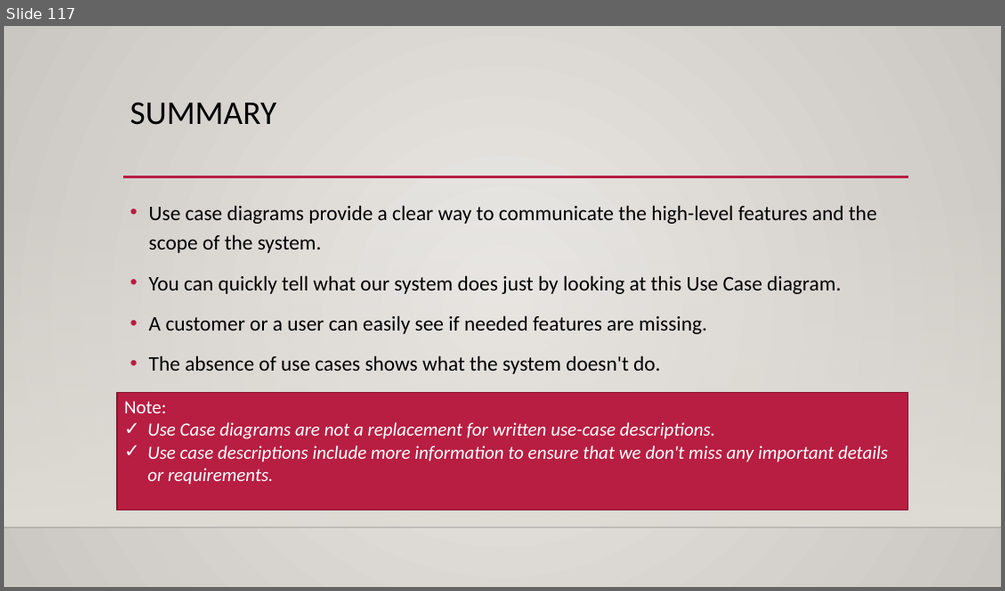
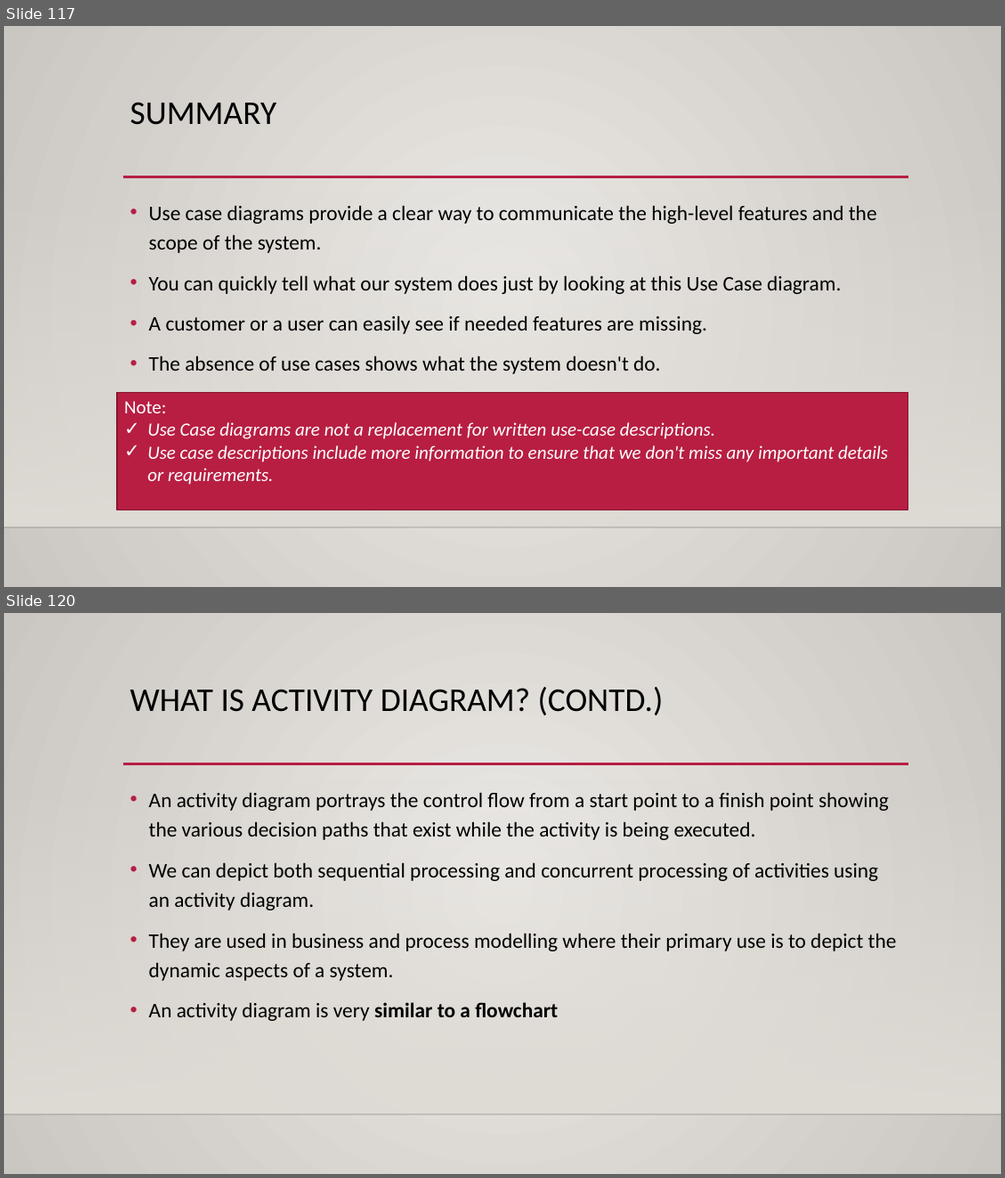
Before and after one commit to joydip-git/siemens-ooad-uml-25thaugust, a slide deck: presentation/OOAD and uml.pptx. Shown one above the other, each under a label of ours: slide 117 before the commit, slides 117 and 120 after it; the slides between them are not shown. The pictures are 1005x591 and 1005x1178 pixels, drawn with LibreOffice and Linux fonts; fonts in the diff are those of the drawing; background and template pictures are left out. Boxes give left, top, right and bottom in pixels: in the first picture for what was removed or moved away, otherwise in the second. Text is boxed around its words. In the diff, an @@ line names an element or a change of style, - is before the commit and + after.

```diff
--- a/presentation/OOAD and uml.pptx
+++ b/presentation/OOAD and uml.pptx
@@ slide 120 added at <box>4,613,1001,1174</box>, background gradient #ECEAE7 to #CAC7C1; not listed: 3 template elements that a slide beside it also shows @@
@@ title added at <box>130,687,663,715</box>, 32 pt, text #000000 @@
+WHAT IS ACTIVITY DIAGRAM? (CONTD.)
@@ text added at <box>149,792,897,1021</box>, 20 pt, text #000000 @@
+• An activity diagram portrays the control flow from a start point to a finish point showing the various decision paths that exist while the activity is being executed.
+• We can depict both sequential processing and concurrent processing of activities using an activity diagram.
+• They are used in business and process modelling where their primary use is to depict the dynamic aspects of a system.
+• An activity diagram is very similar to a flowchart
```
Also in this commit, not shown: 1 slide changed, 69 other slides added, 3 other files.
